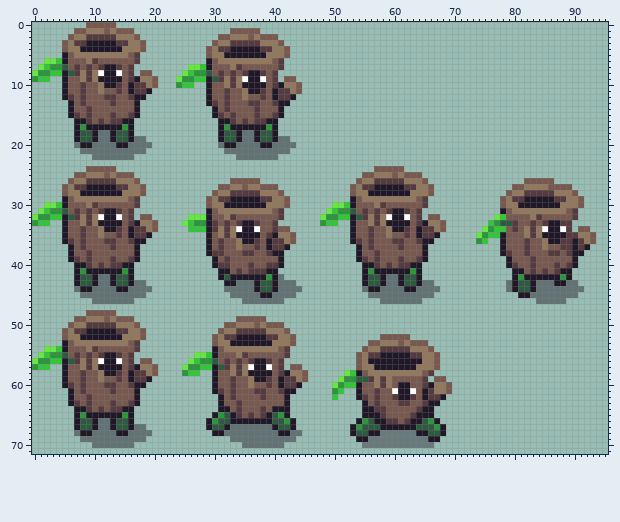
Edited in one commit: sprite sheet (assets/images/log_subset.png). That is the earlier state.
The file is 96x72 pixels.
The same view after the edit:
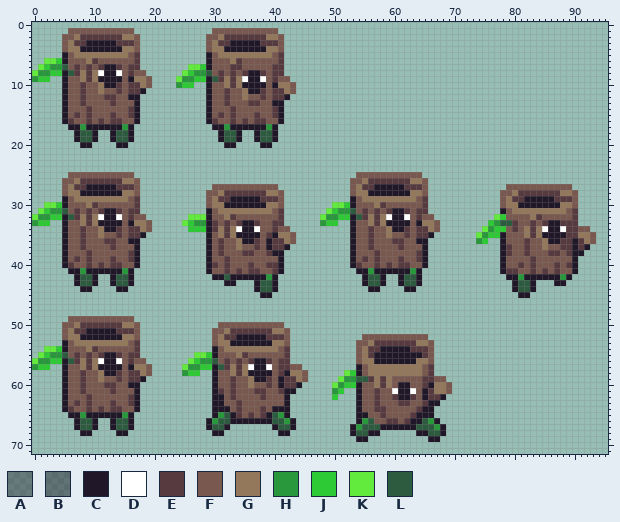
Palette (. is transparent): A #20172966  B #20172973  C #201729  D #ffffff  E #563a3f  F #79584f  G #94785c  H #29973b  J #2eca35  K #62eb3d  L #2d5b3f
The edit:
y 0: x 9..13 FFFFF -> .....
y 1: x 6 . -> F; x 9..11 GGG -> FFF; x 13 G -> F; x 30..32 ... -> FFF; x 38..40 ... -> FFF
y 2: x 5 . -> F; x 8 G -> E; x 14 G -> E; x 29..41 ..FFGGGFGFFF. -> FFGEEEEEEEGGF
y 3: x 16..18 GGF -> EF.; x 29..40 .FGGEEEEEGGG -> FGEECCCCCEEE
y 4: x 17..18 GF -> F.; x 31..32 EE -> GC; x 38..39 EE -> CG; x 41..42 GF -> F.
y 5: x 29..30 FG -> CF; x 32..38 CCCCCCC -> GGGGGGG; x 40..42 GGF -> FE.
y 6: x 31..32 GG -> FF; x 34..39 GGGGGG -> EFFFFF
y 7: x 17 . -> E; x 33 G -> E; x 40 F -> E
y 8: x 17 . -> F; x 19 F -> .; x 41 . -> E
y 9: x 16..17 EC -> CG; x 19..20 GF -> F.; x 41 . -> F; x 43 F -> .
y 10: x 16 C -> E; x 18..20 EGF -> GF.; x 40..41 EC -> CG; x 43..44 GF -> F.
y 11: x 16 C -> E; x 18..19 EC -> C.; x 40 C -> E; x 42..44 EGF -> GF.
y 12: x 6 E -> F; x 16 E -> C; x 18 C -> .; x 40 C -> E; x 42..43 EC -> C.
y 13: x 5..6 .C -> CF; x 30 E -> F; x 40 E -> C; x 42 C -> .
y 14: x 5..6 .C -> CF; x 16 F -> E; x 29..30 .C -> CF; x 32..33 EF -> FE; x 37 E -> F; x 40 F -> E
y 15: x 5..6 .C -> CF; x 29..30 .C -> CF
y 16: x 5..8 ..CC -> CEFF; x 15..17 CC. -> FFC; x 29..32 ..CC -> CEFF; x 39..41 CC. -> FFC
y 17: x 6 . -> C; x 30 . -> C
y 18: x 11..12 BB -> ..; x 35..36 BB -> ..
y 19: x 11..12 BB -> ..; x 17..18 BB -> ..; x 35..36 BB -> ..; x 41..42 BB -> ..
y 20: x 7 B -> .; x 10..13 BBBB -> ....; x 16..19 BBBB -> ....; x 31 B -> .; x 34..37 BBBB -> ....; x 40..43 BBBB -> ....
y 21: x 8..18 BBBBBBBBBBB -> ...........; x 32..42 BBBBBBBBBBB -> ...........
y 22: x 10..16 BBBBBBB -> .......; x 34..40 BBBBBBB -> .......
y 24: x 9..13 FFFFF -> .....; x 57..61 FFFFF -> .....
y 25: x 6 . -> F; x 9..11 GGG -> FFF; x 13 G -> F; x 54 . -> F; x 57..59 GGG -> FFF; x 61 G -> F
y 26: x 5 . -> F; x 8 G -> E; x 14 G -> E; x 33..37 FFFFF -> .....; x 53 . -> F; x 56 G -> E; x 62 G -> E; x 82..86 FFFFF -> .....
y 27: x 16..18 GGF -> EF.; x 30 . -> F; x 33..34 GG -> FF; x 36..37 GG -> FF; x 64..66 GGF -> EF.; x 79 . -> F; x 82..85 GGGG -> FFFF
y 28: x 17..18 GF -> F.; x 29 . -> F; x 32 G -> E; x 38 G -> E; x 65..66 GF -> F.; x 78 . -> F; x 81 G -> E; x 87 G -> E
y 29: x 40..42 GGF -> EF.; x 89..91 GGF -> EF.
y 30: x 41..42 GF -> F.; x 90..91 GF -> F.
y 31: x 17 . -> E; x 65 . -> E
y 32: x 17 . -> F; x 19 F -> .; x 65 . -> F; x 67 F -> .
y 33: x 16..17 EC -> CG; x 19..20 GF -> F.; x 41 . -> E; x 64..65 EC -> CG; x 67..68 GF -> F.; x 90 . -> E
y 34: x 16 C -> E; x 18..20 EGF -> GF.; x 64 C -> E; x 66..68 EGF -> GF.; x 90 . -> E
y 35: x 16 C -> E; x 18..19 EC -> C.; x 64 C -> E; x 66..67 EC -> C.
y 36: x 6 E -> F; x 16 E -> C; x 18 C -> .; x 54 E -> F; x 64 E -> C; x 66 C -> .
y 37: x 5..6 .C -> CF; x 53..54 .C -> CF; x 79 F -> E
y 38: x 5..6 .C -> CF; x 16 F -> E; x 30 E -> F; x 53..54 .C -> CF; x 64 F -> E
y 39: x 5..6 .C -> CF; x 29..30 .C -> CF; x 53..54 .C -> CF; x 78..79 .C -> CF
y 40: x 5..8 ..CC -> CEFF; x 15..17 CC. -> FFC; x 29..31 .CE -> CEF; x 53..56 ..CC -> CEFF; x 63..65 CC. -> FFC; x 78..81 .CEF -> CFFE
y 41: x 6 . -> C; x 29..32 ..CC -> CFFE; x 38..41 ECC. -> FFEC; x 54 . -> C; x 78..81 ..CC -> CEEF; x 88..90 CC. -> FFC
y 42: x 11..12 BB -> ..; x 30 . -> C; x 41 B -> .; x 59..60 BB -> ..; x 79 . -> C
y 43: x 11..12 BB -> ..; x 17..18 BB -> ..; x 34..36 BBB -> ...; x 41..43 BBB -> ...; x 59..60 BB -> ..; x 65..66 BB -> ..; x 79 B -> .; x 84..86 BBB -> ...; x 89..90 BB -> ..
y 44: x 7 B -> .; x 10..13 BBBB -> ....; x 16..19 BBBB -> ....; x 32..36 BBBBB -> .....; x 41..44 BBBB -> ....; x 55 B -> .; x 58..61 BBBB -> ....; x 64..67 BBBB -> ....; x 79 B -> .; x 84..91 BBBBBBBB -> ........
y 45: x 8..18 BBBBBBBBBBB -> ...........; x 33..37 BBBBB -> .....; x 40..43 BBBB -> ....; x 56..66 BBBBBBBBBBB -> ...........; x 83..90 BBBBBBBB -> ........
y 46: x 10..16 BBBBBBB -> .......; x 35..41 BBBBBBB -> .......; x 58..64 BBBBBBB -> .......; x 84..88 BBBBB -> .....
y 48: x 9..13 FFFFF -> .....
y 49: x 6 . -> F; x 9..11 GGG -> FFF; x 13 G -> F; x 34..38 FFFFF -> .....
y 50: x 5 . -> F; x 8 G -> E; x 14 G -> E; x 31 . -> F; x 34..36 GGG -> FFF; x 38 G -> F
y 51: x 16..18 GGF -> EF.; x 30 . -> F; x 33 G -> E; x 39 G -> E
y 52: x 17..18 GF -> F.; x 41..43 GGF -> EF.; x 55..57 ... -> FFF; x 63..65 ... -> FFF
y 53: x 42..43 GF -> F.; x 54..66 ..FFGGGFGFFF. -> FFGEEEEEEEGGF
y 54: x 54..65 .FGGEEEEEGGG -> FGEECCCCCEEE
y 55: x 17 . -> E; x 57 E -> C; x 63..67 EEGGF -> CCEF.
y 56: x 17 . -> F; x 19 F -> .; x 42 . -> E; x 56 C -> G; x 64 C -> G; x 66..67 GF -> F.
y 57: x 16..17 EC -> CG; x 19..20 GF -> F.; x 42 . -> E; x 54..55 FG -> CF; x 57..63 CCCCCCC -> GGGGGGG; x 65..67 GGF -> FE.
y 58: x 16 C -> E; x 18..20 EGF -> GF.
y 59: x 16 C -> E; x 18..19 EC -> C.; x 66 . -> E
y 60: x 6 E -> F; x 16 E -> C; x 18 C -> .
y 61: x 5..6 .C -> CF
y 62: x 5..6 .C -> CF; x 16 F -> E; x 30 . -> C; x 55 E -> F
y 63: x 5..6 .C -> CF; x 30 . -> C; x 54..55 .C -> CF
y 64: x 5..8 ..CC -> CEFF; x 15..17 CC. -> FFC; x 30 . -> C; x 54..56 .CC -> CFF
y 65: x 6 . -> C; x 54 . -> C; x 56..57 CC -> FF
y 66: x 11..12 BB -> ..; x 57..58 CC -> FF
y 67: x 11..12 BB -> ..; x 17..18 BB -> ..; x 33..39 BBBBBBB -> .......
y 68: x 7 B -> .; x 10..13 BBBB -> ....; x 16..19 BBBB -> ....; x 32..40 BBBBBBBBB -> .........; x 43..44 BB -> ..; x 58..63 AAAAAA -> ......
y 69: x 8..18 BBBBBBBBBBB -> ...........; x 33..43 BBBBBBBBBBB -> ...........; x 56..65 AAAAAAAAAA -> ..........
y 70: x 10..16 BBBBBBB -> .......; x 35..41 BBBBBBB -> .......; x 55..66 AAAAAAAAAAAA -> ............
Where, in picture pixels (left, top, right, bottom), the same in both pictures:
changed: (62, 22, 158, 448)
changed: (206, 28, 302, 226)
changed: (350, 166, 446, 304)
changed: (500, 178, 584, 232)
changed: (500, 244, 584, 304)
changed: (206, 250, 302, 370)
changed: (356, 334, 440, 448)
changed: (212, 394, 302, 448)
